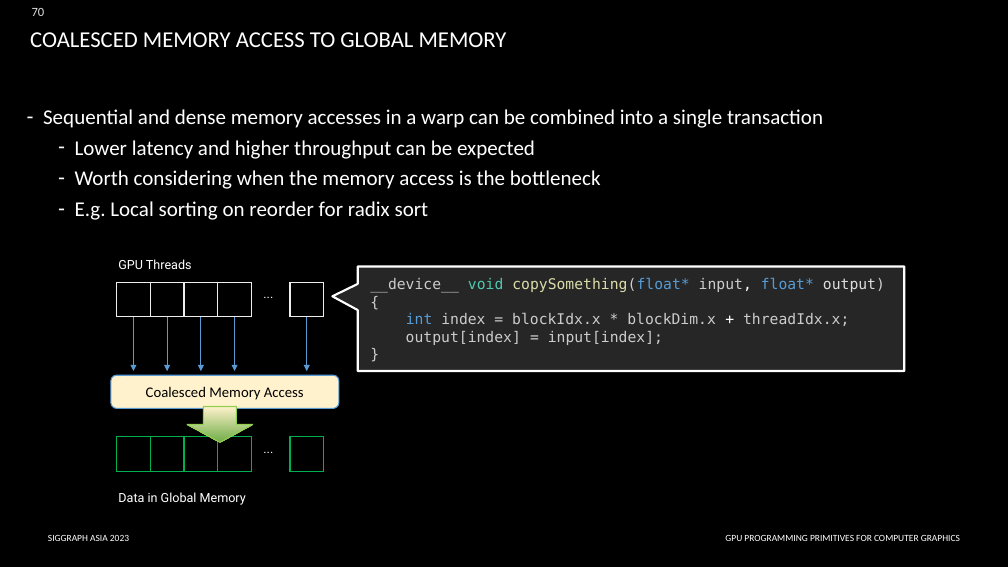
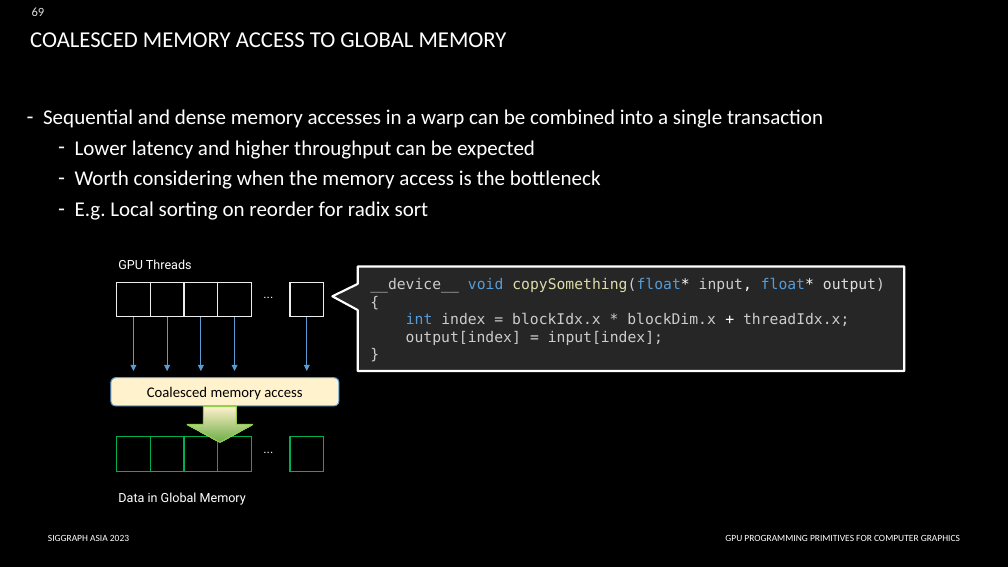
Before and after one commit to gpu-primitives-course/gpu-primitives-course.github.io, a slide deck: slide 69 of content/sa-course-slides.pptx (slide 70 before the commit). Drawn at 1008x567 pixels with LibreOffice and Linux fonts; fonts in the diff are those of the drawing; background and template pictures are left out. Boxes give left, top, right and bottom in pixels: in the first picture for what was removed or moved away, otherwise in the second. Text is boxed around its words. In the diff, an @@ line names an element or a change of style, - is before the commit and + after.

```diff
--- a/content/sa-course-slides.pptx
+++ b/content/sa-course-slides.pptx
@@ page number at [32, 7, 45, 16]: text changed @@
-70
+69
@@ text in speech box at [370, 277, 885, 293]: text colour #4EC9B0 to #569CD6 in "void"; text colour #569CD6 to #FFFFFF in "copySomething(float* float*" @@
@@ text in rounded rectangle at [147, 386, 302, 400]: text changed @@
-Coalesced Memory Access
+Coalesced memory access
```
Also in this commit, not shown: 7 other slides changed, 1 slide removed, 3 other files.
